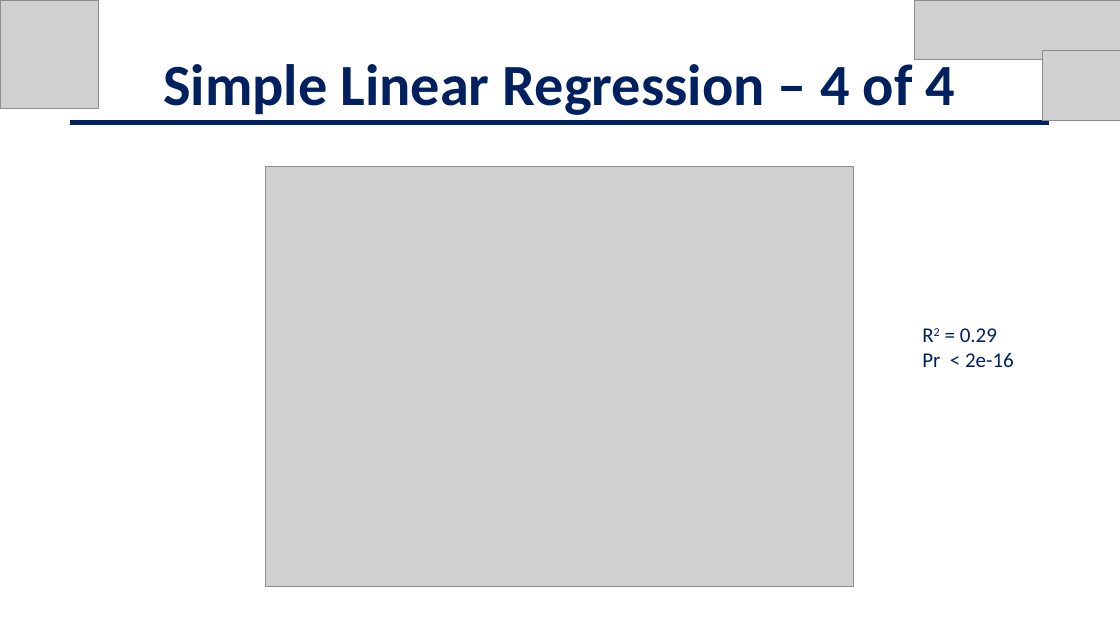
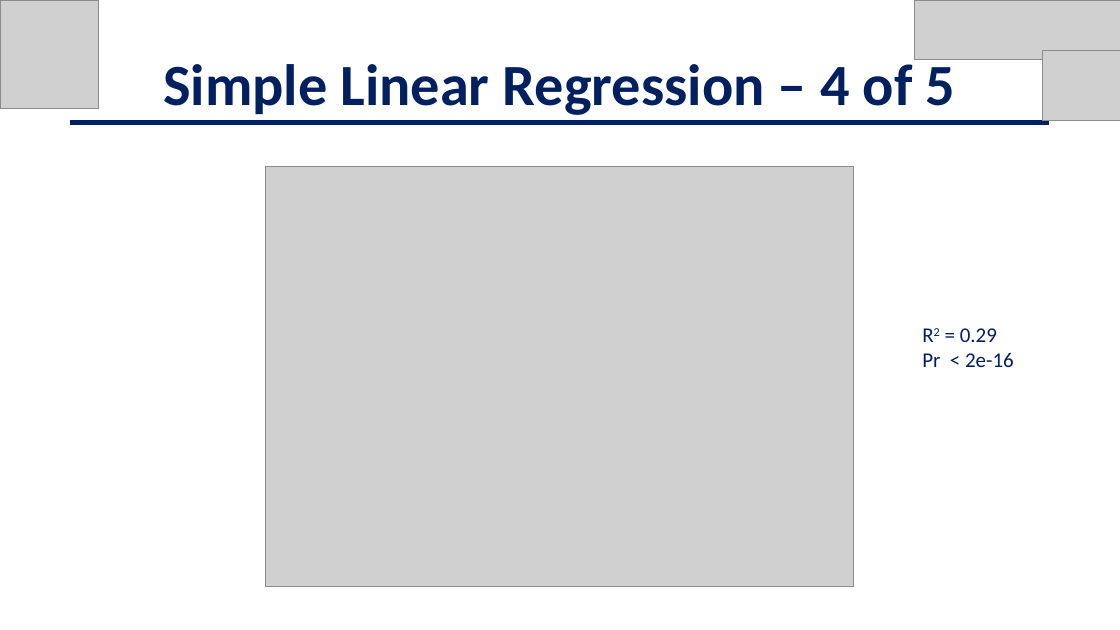
Before and after one commit to jschild01/JMB_DATS_6101, a slide deck: slide 11 of Project2/EDA_LendingClub_Slides - Project 2.pptx. Drawn at 1120x630 pixels with LibreOffice and Linux fonts; fonts in the diff are those of the drawing; grey boxes stand for pictures. Boxes give left, top, right and bottom in pixels: in the first picture for what was removed or moved away, otherwise in the second. Text is boxed around its words. In the diff, an @@ line names an element or a change of style, - is before the commit and + after.

```diff
--- a/Project2/EDA_LendingClub_Slides - Project 2.pptx
+++ b/Project2/EDA_LendingClub_Slides - Project 2.pptx
@@ text at box(163, 57, 956, 115): text changed @@
-Simple Linear Regression – 4 of 4
+Simple Linear Regression – 4 of 5
```
Also in this commit, not shown: 4 other slides changed, 1 slide added, 1 other file.
